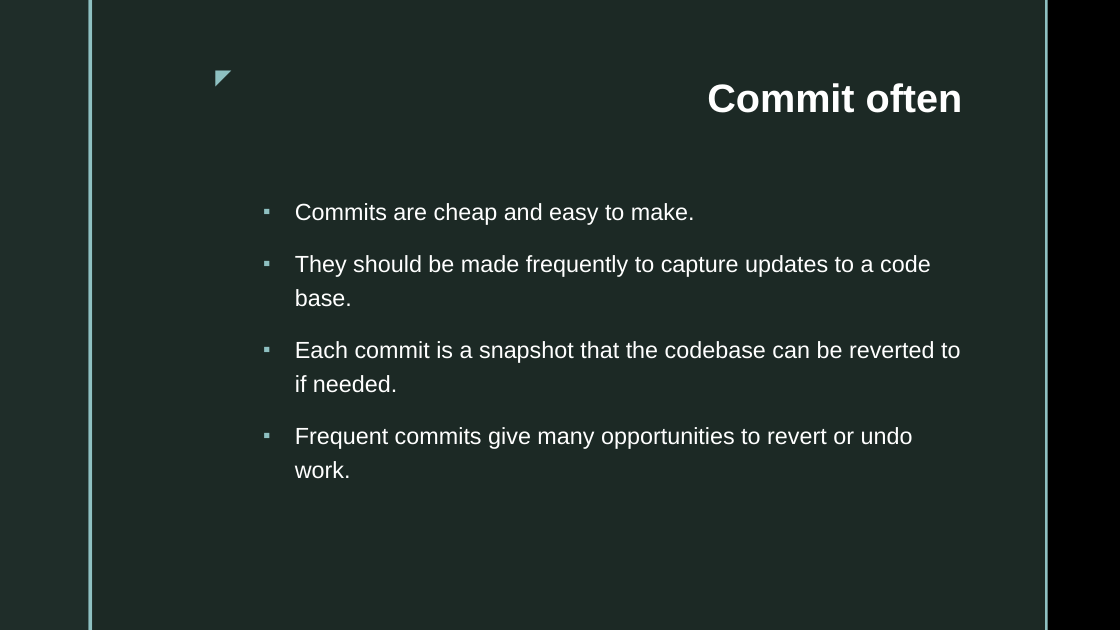
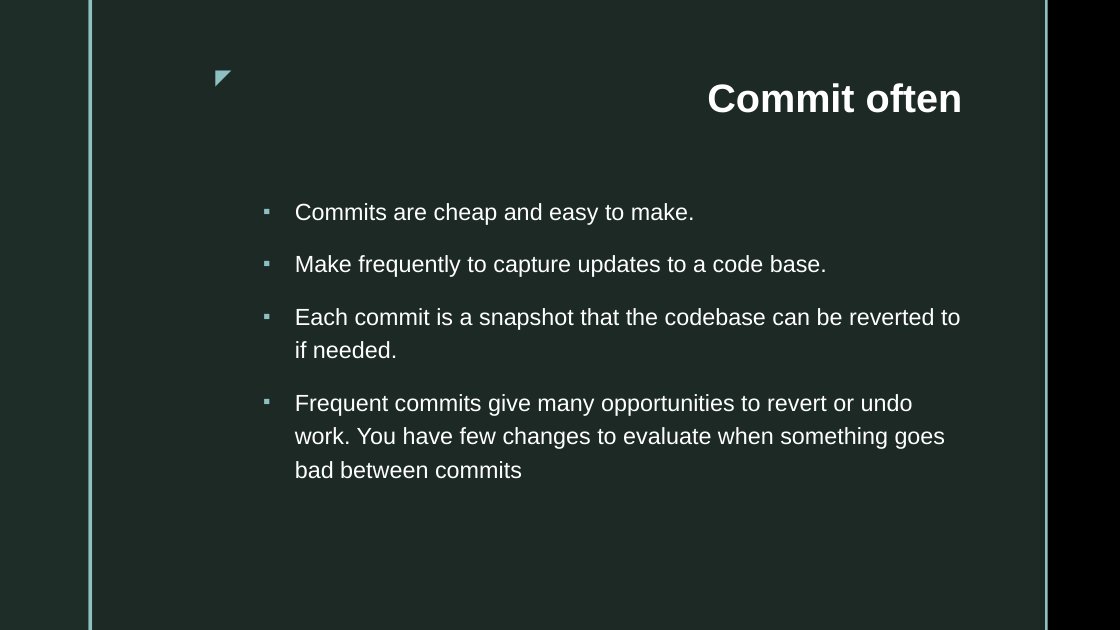
Before and after one commit to gtjames/3420-Presentations, a slide deck: slide 9 of Week 02 - git.pptx (slide 8 before the commit). Drawn at 1120x630 pixels with LibreOffice and Linux fonts; fonts in the diff are those of the drawing; background and template pictures are left out. Boxes give left, top, right and bottom in pixels: in the first picture for what was removed or moved away, otherwise in the second. Text is boxed around its words. In the diff, an @@ line names an element or a change of style, - is before the commit and + after.

```diff
--- a/Week 02 - git.pptx
+++ b/Week 02 - git.pptx
@@ text at (295, 255, 827, 277): text changed @@
-▪ They should be made frequently to capture updates to a code base.
+▪ Make frequently to capture updates to a code base.
@@ text at (295, 394, 946, 479): text changed @@
-▪ Frequent commits give many opportunities to revert or undo work.
+▪ Frequent commits give many opportunities to revert or undo work. You have few changes to evaluate when something goes bad between commits
```
Also in this commit, not shown: 9 other slides changed, 1 slide added, 11 other files.
